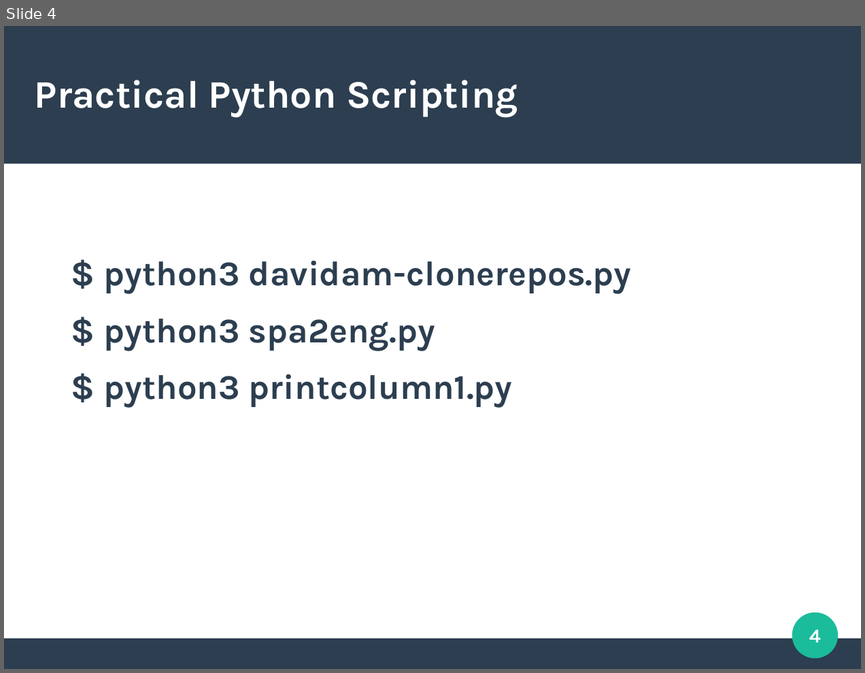
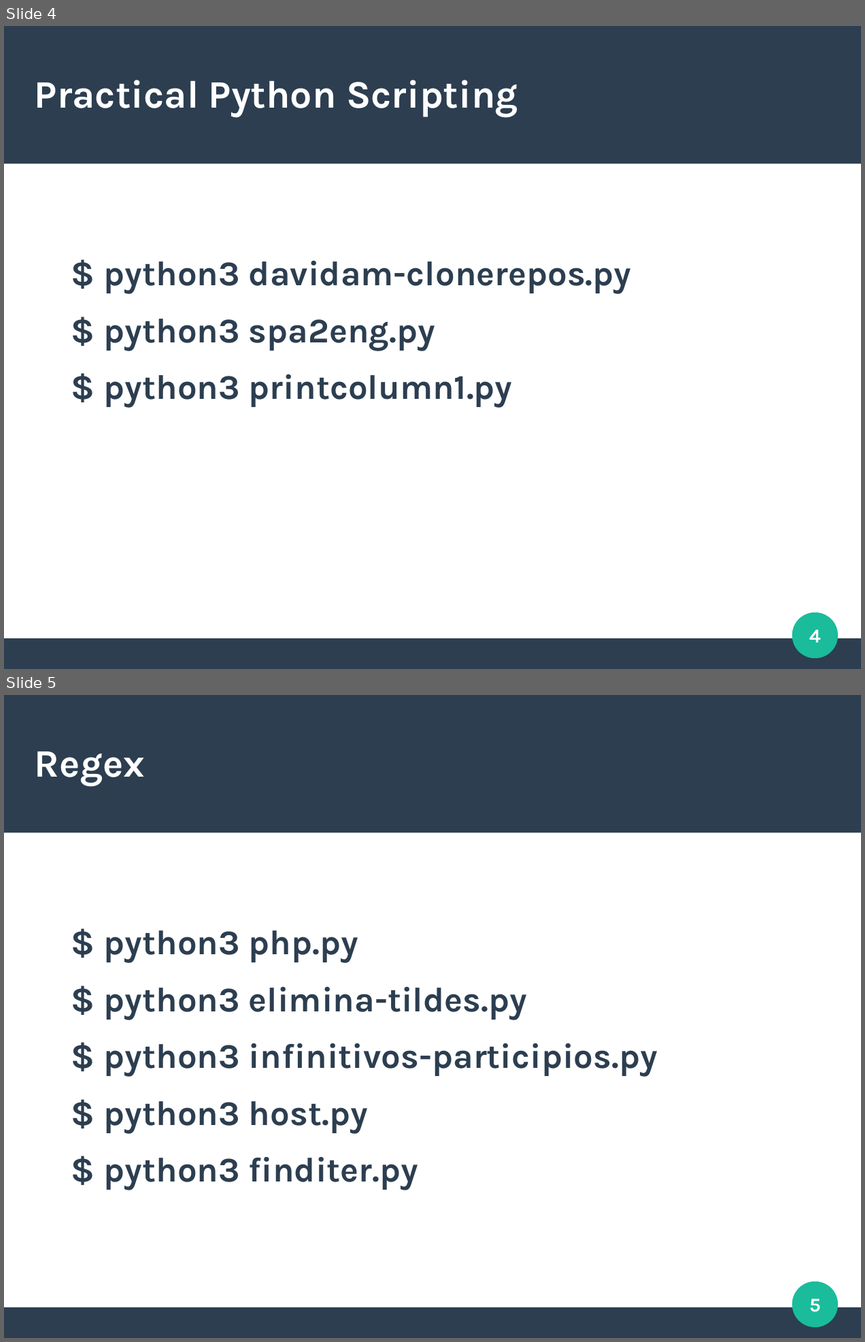
Before and after one commit to davidam/python-examples, a slide deck: presentations/shell-presentation.odp. Shown one above the other, each under a label of ours: slide 4 before the commit, slides 4 and 5 after it. The pictures are 865x673 and 865x1342 pixels, drawn with LibreOffice and Linux fonts; fonts in the diff are those of the drawing. Boxes give left, top, right and bottom in pixels: in the first picture for what was removed or moved away, otherwise in the second. Text is boxed around its words. In the diff, an @@ line names an element or a change of style, - is before the commit and + after.

Commit message:
shell-presentation.odp: add regex slide

```diff
--- a/presentations/shell-presentation.odp
+++ b/presentations/shell-presentation.odp
@@ slide 5 added at box(4, 695, 861, 1338), background #FFFFFF; not listed: 3 template elements that a slide beside it also shows @@
@@ title added at box(35, 751, 145, 786), 36 pt, text #FFFFFF, bold @@
+Regex
@@ text added at box(104, 930, 657, 1189), 32 pt, text #2C3E50, bold @@
+$ python3 php.py
+$ python3 elimina-tildes.py
+$ python3 infinitivos-participios.py
+$ python3 host.py
+$ python3 finditer.py
@@ page number added at box(809, 1298, 821, 1312), 18 pt, text #FFFFFF, bold @@
+5
```
